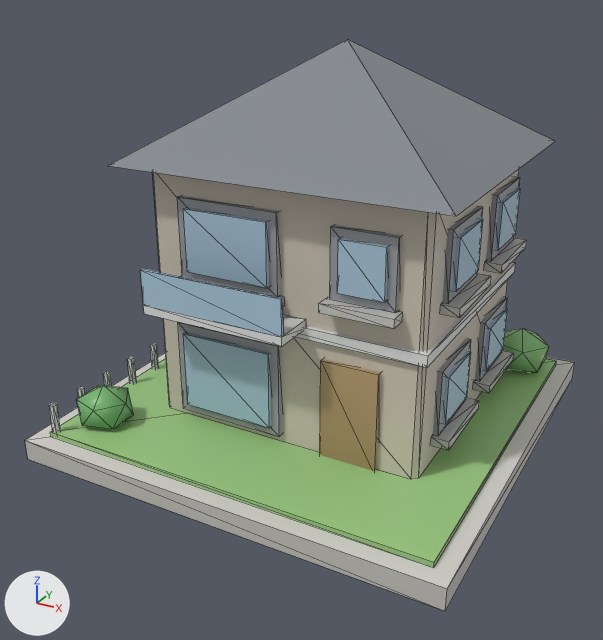
An edit to the glTF model county-tycoon/assets/resources/models3d/detached.glb, drawn before and after from the same camera.
One viewpoint serves both versions: a 50 mm lens placed at (1.329, -1.12, 1.056), pointed at (0.486, 0.412, 0.29). The lights are fixed; the arrows at lower left show +X, +Y and +Z. The older version comes first. Mesh edges are drawn as thin lines. Vertices at exactly the same position are counted once.

The first picture shows 'detached'.
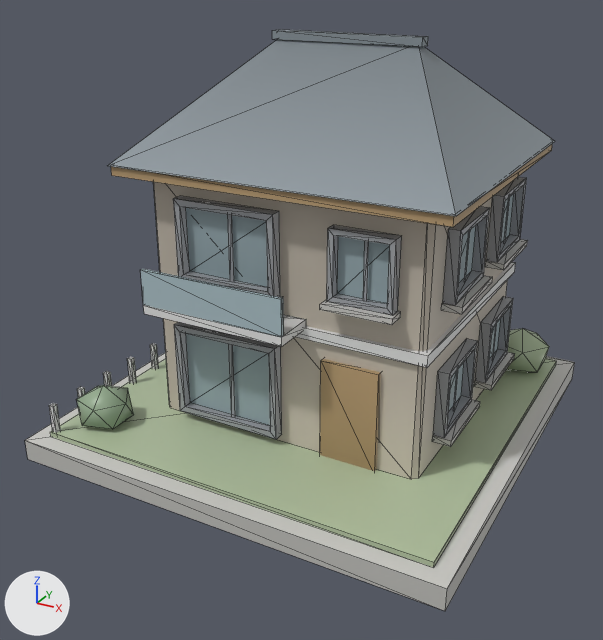
Where the newer file only moved an object's origin or applied its transform, the numbers keep the older frame.

Pixel boxes (x1, y1, x2, y2) of what changed, in the pictures (603 x 640 px; the box of a moved part takes in the faces that stretch with it):
'detached', reshaped
    before: (25, 39, 575, 611)
    after: (25, 30, 575, 611)
part 1 of me_立方体, added
    after: (111, 144, 552, 227)
part 2 of me_立方体, added
    after: (272, 30, 428, 47)
part 3 of me_立方体, rebuilt (18% shorter)
    before: (319, 297, 403, 329)
    after: (320, 299, 401, 325)
part 4 of me_立方体, rebuilt
    before: (433, 338, 471, 436)
    after: (433, 338, 477, 438)
part 5 of me_立方体, rebuilt (9% shorter)
    before: (430, 397, 479, 450)
    after: (432, 399, 480, 447)
part 6 of me_立方体, rebuilt
    before: (442, 206, 483, 304)
    after: (443, 206, 490, 305)
part 7 of me_立方体, rebuilt (11% shorter)
    before: (440, 274, 491, 318)
    after: (441, 275, 492, 314)
part 8 of me_立方体, rebuilt
    before: (178, 322, 282, 436)
    after: (174, 322, 282, 439)
part 9 of me_立方体, rebuilt
    before: (475, 296, 508, 381)
    after: (475, 296, 513, 383)
part 10 of me_立方体, rebuilt (11% shorter)
    before: (473, 350, 514, 393)
    after: (474, 352, 515, 390)
part 11 of me_立方体, rebuilt
    before: (486, 177, 520, 261)
    after: (486, 177, 526, 262)
part 12 of me_立方体, rebuilt
    before: (177, 196, 280, 297)
    after: (173, 196, 280, 297)
part 13 of me_立方体, rebuilt (11% shorter)
    before: (484, 238, 527, 273)
    after: (485, 239, 527, 270)
part 14 of me_立方体, rebuilt
    before: (330, 225, 402, 313)
    after: (327, 225, 402, 315)
part 15 of me_立方体, deleted
    before: (337, 238, 389, 303)
part 16 of me_立方体, moved or reshaped (mostly hidden afterwards)
    before: (183, 188, 521, 428)
    after: (228, 197, 510, 418)
part 17 of me_立方体, moved or reshaped
    both: (108, 39, 555, 216)
part 18 of me_立方体, recoloured
    before: (49, 169, 557, 569)
    after: (49, 182, 557, 569)
part 19 of me_立方体, edited (looks the same)
    both: (25, 182, 575, 611)

The change, as a list of edits to the scene's bpy script:
```text
Add mat_housing:
    mat_housing = bpy.data.materials.new('housing')
    # nodes: BsdfPrincipled, Mix, OutputMaterial, VertexColor
    # colours: white #e7e7e7, mixed with the vertex colours
Change me_立方体:
    remove me_立方体.from_pydata(...)  # 603 vertices, 918 faces; spans x -0.5..0.5, y -0.5..0.5, z -0.025..0.865
    add me_立方体.from_pydata(...)  # 676 vertices, 976 faces; spans x -0.5..0.5, y -0.5..0.5, z -0.025..0.877
    me_立方体 part 1: a new loose piece, a box spanning x -0.355..0.395, y -0.295..0.395, z 0.604..0.626, in mat_housing
    me_立方体 part 2: a new loose piece, a box spanning x -0.155..0.195, y 0.035..0.065, z 0.859..0.877, in mat_housing
    me_立方体 part 3: the loose piece of 8 vertices spanning x 0.13..0.29, y -0.28..-0.24, z 0.385..0.405 is rebuilt with 8 vertices and now spans x 0.134..0.286, y -0.283..-0.241, z 0.393..0.405
    me_立方体 part 4: the loose piece of 8 vertices spanning x 0.332..0.352, y -0.16..0.02, z 0.105..0.255 is rebuilt with 16 vertices and now spans x 0.341..0.366, y -0.16..0.02, z 0.105..0.255, in mat_housing
    me_立方体 part 5: the loose piece of 8 vertices spanning x 0.34..0.38, y -0.17..0.03, z 0.085..0.105 is rebuilt with 8 vertices and now spans x 0.341..0.383, y -0.167..0.027, z 0.091..0.105
    me_立方体 part 6: the loose piece of 8 vertices spanning x 0.332..0.352, y -0.16..0.02, z 0.405..0.555 is rebuilt with 16 vertices and now spans x 0.341..0.366, y -0.16..0.02, z 0.405..0.555, in mat_housing
    me_立方体 part 7: the loose piece of 8 vertices spanning x 0.34..0.38, y -0.17..0.03, z 0.385..0.405 is rebuilt with 8 vertices and now spans x 0.341..0.383, y -0.167..0.027, z 0.391..0.405
    me_立方体 part 8: the loose piece of 8 vertices spanning x -0.24..0.02, y -0.252..-0.232, z 0.055..0.275 is rebuilt with 16 vertices and now spans x -0.24..0.02, y -0.266..-0.241, z 0.055..0.275, in mat_housing
    me_立方体 part 9: the loose piece of 8 vertices spanning x 0.332..0.352, y 0.12..0.3, z 0.105..0.255 is rebuilt with 16 vertices and now spans x 0.341..0.366, y 0.12..0.3, z 0.105..0.255, in mat_housing
    me_立方体 part 10: the loose piece of 8 vertices spanning x 0.34..0.38, y 0.11..0.31, z 0.085..0.105 is rebuilt with 8 vertices and now spans x 0.341..0.383, y 0.113..0.307, z 0.091..0.105
    me_立方体 part 11: the loose piece of 8 vertices spanning x 0.332..0.352, y 0.12..0.3, z 0.405..0.555 is rebuilt with 16 vertices and now spans x 0.341..0.366, y 0.12..0.3, z 0.405..0.555, in mat_housing
    me_立方体 part 12: the loose piece of 8 vertices spanning x -0.22..0.02, y -0.252..-0.232, z 0.385..0.565 is rebuilt with 16 vertices and now spans x -0.22..0.02, y -0.266..-0.241, z 0.385..0.565, in mat_housing
    me_立方体 part 13: the loose piece of 8 vertices spanning x 0.34..0.38, y 0.11..0.31, z 0.385..0.405 is rebuilt with 8 vertices and now spans x 0.341..0.383, y 0.113..0.307, z 0.391..0.405
    me_立方体 part 14: the loose piece of 8 vertices spanning x 0.14..0.28, y -0.252..-0.232, z 0.405..0.555 is rebuilt with 16 vertices and now spans x 0.14..0.28, y -0.266..-0.241, z 0.405..0.555, in mat_housing
    me_立方体 part 15: the loose piece of 8 vertices spanning x 0.16..0.26, y -0.26..-0.24, z 0.425..0.535 is deleted
    me_立方体 part 16: 96 vertices removed from x -0.32..0.36, y -0.26..0.36, z 0.075..0.545; 56 vertices added at x -0.312..0.352, y -0.252..0.352, z 0.07..0.55
    me_立方体 part 17: 1 vertex removed from x 0.02, y 0.05, z 0.865; 2 vertices added at x -0.14..0.18, y 0.05, z 0.865
    me_立方体 part 18: 139 kept faces spanning x -0.5..0.5, y -0.5..0.5, z -0.025..0.625 get new vertex colours
    me_立方体 part 19: 94 faces spanning x -0.5..0.5, y -0.5..0.5, z -0.025..0.625 switch from mat_lit to mat_housing
    other edits to the shape of me_立方体 do not show in these pictures
```
